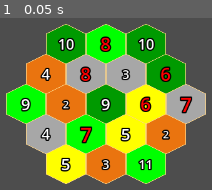
Above: before the commit, frame 1.
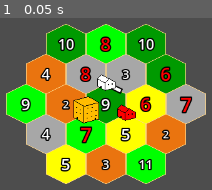
Above: after the commit, the same moment.

Repository: Bolgeg/godot_hexagonos
Game: Godot game, scene res://scenes/game.tscn
The game is run twice, just before and just after one commit, with the same random seed, the same clock (stepped at 60 frames per second) and the same inputs.
Inputs:
- Up to frame 1 (0.05 s): no input

The runs differ from the first frame. In frame 1, 3.0% of the frame differs, in the area x 34-65%, y 32-62%.

Commit message:
Structures

Diff:
--- a/classes/map_cell.gd
+++ b/classes/map_cell.gd
@@ -4,6 +4,12 @@
 var resource:=0
 var number:=6
 
+var corner_structures:=[]
+var side_structures:=[]
+
 func _init(resource_to_set:int=0,number_to_set:int=6) -> void:
 	resource=resource_to_set
 	number=number_to_set
+	for i in range(6):
+		corner_structures.append(Structure.new())
+		side_structures.append(Structure.new())
--- /dev/null
+++ b/classes/structure.gd
@@ -0,0 +1,11 @@
+class_name Structure
+extends RefCounted
+
+var exists:=false
+var type:=0
+var player:=0
+
+func _init(exists_to_set:bool=false,type_to_set:int=0,player_to_set:int=0) -> void:
+	exists=exists_to_set
+	type=type_to_set
+	player=player_to_set
--- a/scenes/map.tscn
+++ b/scenes/map.tscn
@@ -31,3 +31,6 @@
 
 [node name="TileNumbers" type="Node2D" parent="."]
 unique_name_in_owner = true
+
+[node name="Structures" type="Node2D" parent="."]
+unique_name_in_owner = true
--- /dev/null
+++ b/scenes/structure.tscn
@@ -0,0 +1,14 @@
+[gd_scene load_steps=3 format=3 uid="uid://lpkpuesi0aqf"]
+
+[ext_resource type="Script" uid="uid://cgbhq23ug1b5v" path="res://scripts/structure.gd" id="1_8t6i7"]
+[ext_resource type="Texture2D" uid="uid://c6mcn1ayfiwh8" path="res://assets/structures.png" id="1_cjacc"]
+
+[node name="Structure" type="Node2D"]
+script = ExtResource("1_8t6i7")
+
+[node name="Sprite2D" type="Sprite2D" parent="."]
+unique_name_in_owner = true
+y_sort_enabled = true
+texture = ExtResource("1_cjacc")
+region_enabled = true
+region_rect = Rect2(0, 0, 64, 64)
--- a/scripts/game.gd
+++ b/scripts/game.gd
@@ -6,4 +6,12 @@
 
 func _ready() -> void:
 	map.initialize_randomly()
+
+	#----TEST
+	map.cells[2][2].corner_structures[0]=Structure.new(true,1,0)
+	map.cells[2][2].corner_structures[2]=Structure.new(true,1,1)
+	map.cells[2][2].corner_structures[4]=Structure.new(true,2,2)
+	map.cells[2][2].side_structures[0]=Structure.new(true,0,0)
+	#----
+
 	map_node.update(map)
--- a/scripts/map.gd
+++ b/scripts/map.gd
@@ -4,6 +4,7 @@
 
 @onready var tile_map:TileMapLayer=%TileMapLayer
 @onready var tile_numbers:Node2D=%TileNumbers
+@onready var structures:Node2D=%Structures
 
 var map_radius:=2
 
@@ -17,17 +18,63 @@
 func get_cell_center(coordinates:Vector2i)->Vector2:
 	return Vector2(coordinates.x+coordinates.y*0.5,coordinates.y*0.75)*TILE_SIZE+Vector2(TILE_SIZE,TILE_SIZE)/2
 
+func get_corner_structure_offset(corner:int)->Vector2:
+	var offset:=Vector2(0,0)
+	match corner:
+		0:
+			offset=Vector2(0,-1)
+		1:
+			offset=Vector2(1,-0.5)
+		2:
+			offset=Vector2(1,0.5)
+		3:
+			offset=Vector2(0,1)
+		4:
+			offset=Vector2(-1,0.5)
+		5:
+			offset=Vector2(-1,-0.5)
+	return offset*TILE_SIZE/2
+
+func get_side_structure_offset(side:int)->Vector2:
+	return (get_corner_structure_offset(side)+get_corner_structure_offset((side+1)%6))/2
+
+func get_side_structure_rotation(side:int)->float:
+	return (get_corner_structure_offset((side+1)%6)-get_corner_structure_offset(side)).angle()
+
 func update(map:Map):
 	for child in tile_numbers.get_children():
 		tile_numbers.remove_child(child)
 
+	for child in structures.get_children():
+		structures.remove_child(child)
+
 	var tile_number_scene:=preload("res://scenes/tile_number.tscn")
+	var structure_scene:=preload("res://scenes/structure.tscn")
 
 	for coordinates in map.cell_coordinates:
 		var cell:MapCell=map.cells[coordinates.y][coordinates.x]
 		tile_map.set_cell(coordinates,0,Vector2i(cell.resource,0))
 
+		var cell_center:=get_cell_center(coordinates)
+
 		var tile_number:=tile_number_scene.instantiate()
 		tile_number.set_number(cell.number)
 		tile_numbers.add_child(tile_number)
-		tile_number.position=get_cell_center(coordinates)
+		tile_number.position=cell_center
+
+		for i in range(6):
+			if cell.corner_structures[i].exists:
+				var p:=cell_center+get_corner_structure_offset(i)
+				var structure:=structure_scene.instantiate()
+				structure.set_type(cell.corner_structures[i].type,cell.corner_structures[i].player)
+				structures.add_child(structure)
+				structure.position=p
+				structure.z_index=1
+
+			if cell.side_structures[i].exists:
+				var p:=cell_center+get_side_structure_offset(i)
+				var structure:=structure_scene.instantiate()
+				structure.set_type(cell.side_structures[i].type,cell.side_structures[i].player)
+				structures.add_child(structure)
+				structure.position=p
+				structure.rotation=get_side_structure_rotation(i)
--- /dev/null
+++ b/scripts/structure.gd
@@ -0,0 +1,6 @@
+extends Node2D
+
+const STRUCTURE_IMAGE_SIZE:=64
+
+func set_type(type:int,color:int):
+	%Sprite2D.region_rect.position=Vector2(color,type)*STRUCTURE_IMAGE_SIZE
Binary file added: assets/structures.png
Not shown, added: assets/structures.png.import
Not shown, added: classes/structure.gd.uid
Not shown, added: scripts/structure.gd.uid
